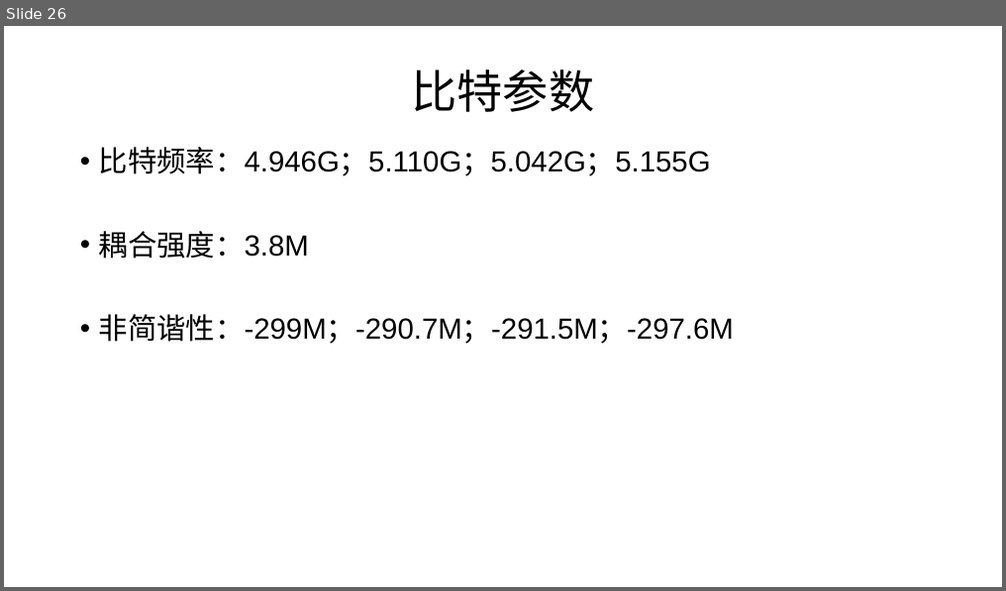
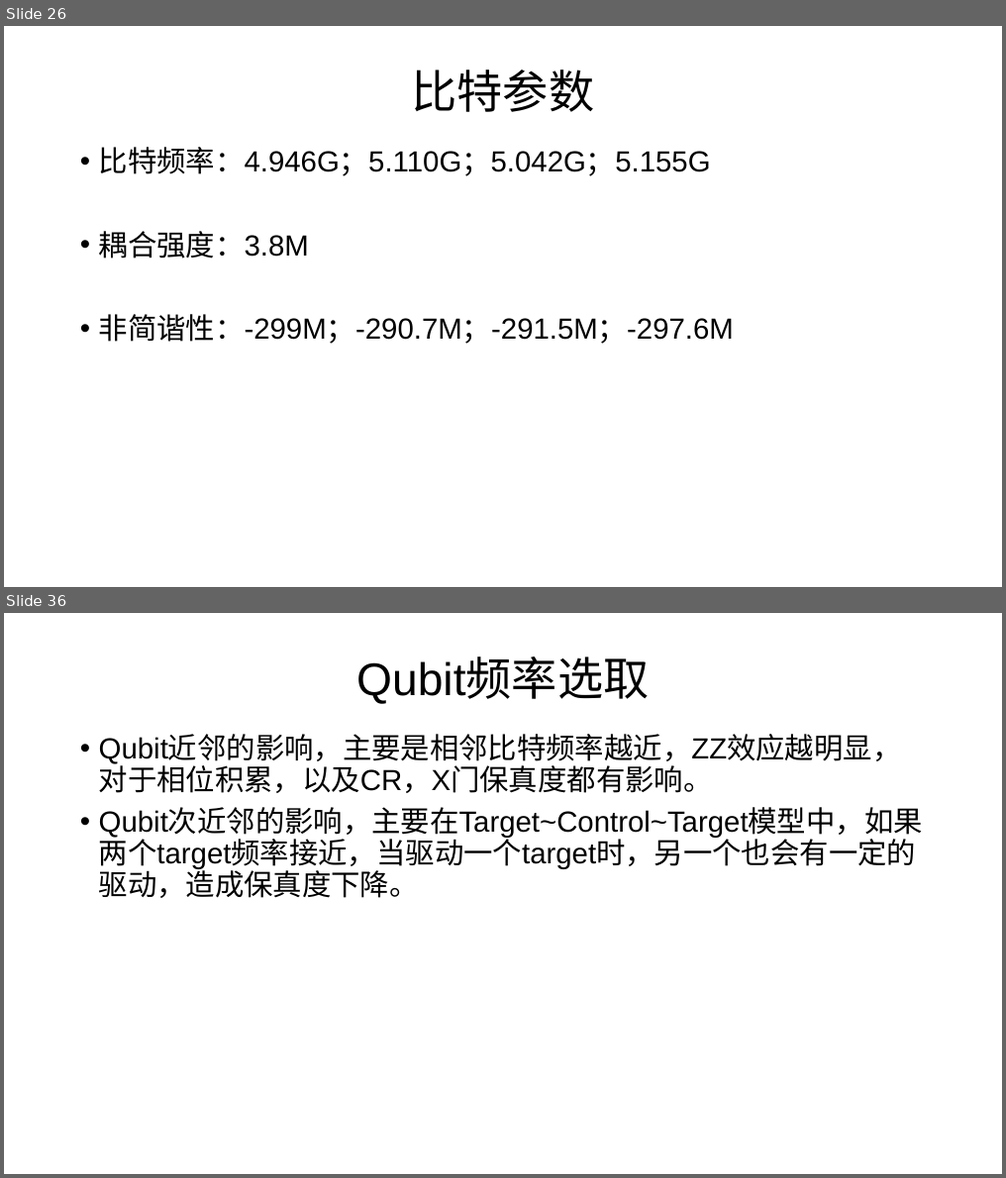
Before and after one commit to liyaochong/Quantum-Circuit, a slide deck: 程序/程序/programme/two qubit gate/CZgate/IBM/ppt/IBM的CNOT门仿真初步结果.pptx. Shown one above the other, each under a label of ours: slide 26 before the commit, slides 26 and 36 after it; the slides between them are not shown. The pictures are 1006x591 and 1006x1178 pixels, drawn with LibreOffice and Linux fonts; fonts in the diff are those of the drawing. Boxes give left, top, right and bottom in pixels: in the first picture for what was removed or moved away, otherwise in the second. Text is boxed around its words. In the diff, an @@ line names an element or a change of style, - is before the commit and + after.

```diff
--- a/程序/程序/programme/two qubit gate/CZgate/IBM/ppt/IBM的CNOT门仿真初步结果.pptx
+++ b/程序/程序/programme/two qubit gate/CZgate/IBM/ppt/IBM的CNOT门仿真初步结果.pptx
@@ slide 36 added at (4,613,1002,1174), background #FFFFFF @@
@@ title added at (356,659,648,704), 44 pt, text #000000 @@
+Qubit频率选取
@@ text added at (99,736,923,898), 28 pt, text #000000 @@
+• Qubit近邻的影响，主要是相邻比特频率越近，ZZ效应越明显，对于相位积累，以及CR，X门保真度都有影响。
+• Qubit次近邻的影响，主要在Target~Control~Target模型中，如果两个target频率接近，当驱动一个target时，另一个也会有一定的驱动，造成保真度下降。
```
Also in this commit, not shown: 2 slides changed, 13 other slides added, 13 other files.
